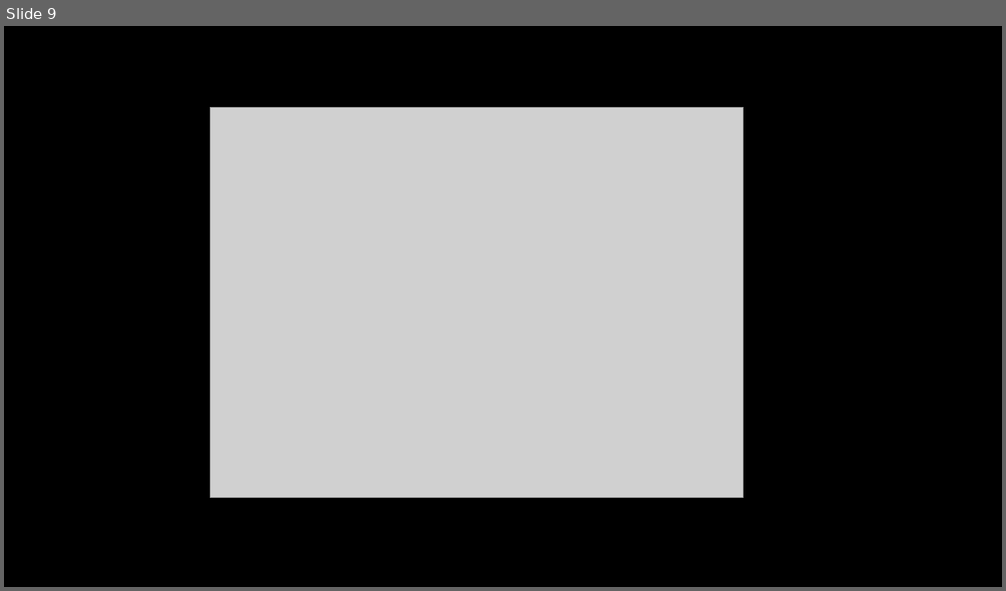
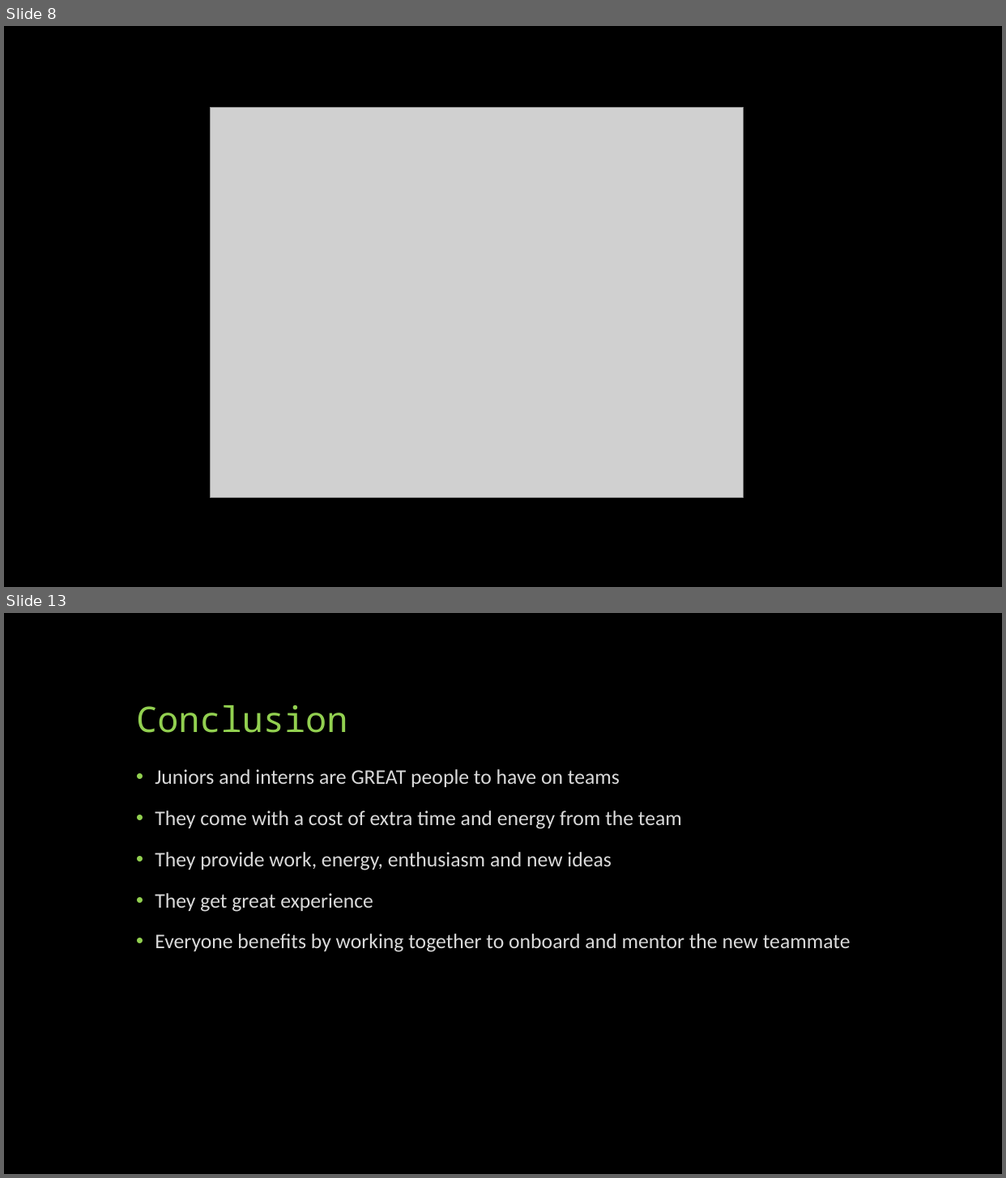
Before and after one commit to geekygirlsarah/talk-building-your-team-to-last, a slide deck: Building Your Team to Last.pptx. Shown one above the other, each under a label of ours: slide 9 before the commit, slides 8 and 13 after it; the slides between them are not shown. The pictures are 1006x591 and 1006x1178 pixels, drawn with LibreOffice and Linux fonts; fonts in the diff are those of the drawing; grey boxes stand for pictures. Boxes give left, top, right and bottom in pixels: in the first picture for what was removed or moved away, otherwise in the second. Text is boxed around its words. In the diff, an @@ line names an element or a change of style, - is before the commit and + after.

```diff
--- a/Building Your Team to Last.pptx
+++ b/Building Your Team to Last.pptx
@@ slide 13 added at <box>4,613,1002,1174</box>, background #000000 @@
@@ title added at <box>136,705,347,733</box>, 34 pt, text #92D050 @@
+Conclusion
@@ text added at <box>155,769,850,952</box>, 20 pt, text #D9D9D9 @@
+• Juniors and interns are GREAT people to have on teams
+• They come with a cost of extra time and energy from the team
+• They provide work, energy, enthusiasm and new ideas
+• They get great experience
+• Everyone benefits by working together to onboard and mentor the new teammate
@@ what was slide 9 is now slide 8 @@
```
Also in this commit, not shown: 10 slides changed, 2 other slides added, 1 slide removed.
